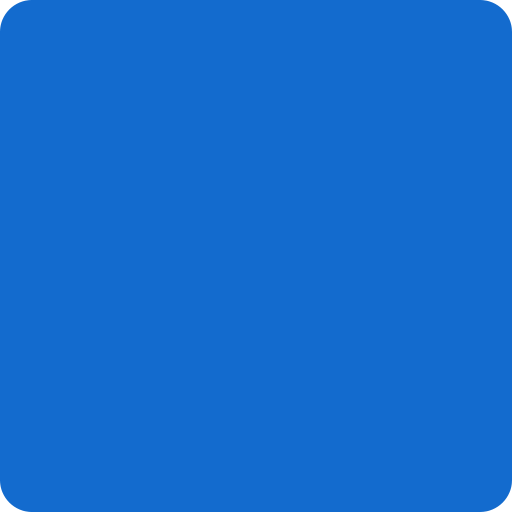
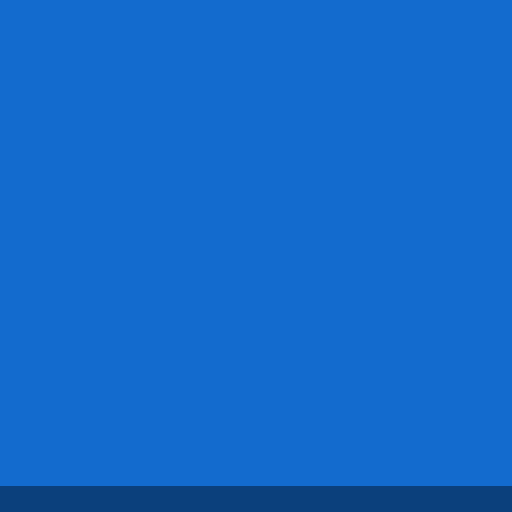
The second 512 x 512 image is a revision of the first. Changes to its layers:
showed "Rectangle 1" (1st of 2) over [left=0, top=486, right=512, bottom=512]
showed "Rectangle 1" (2nd of 2) over [left=0, top=0, right=512, bottom=512]
hid "Rounded Rectangle 1" over [left=0, top=0, right=512, bottom=512]
